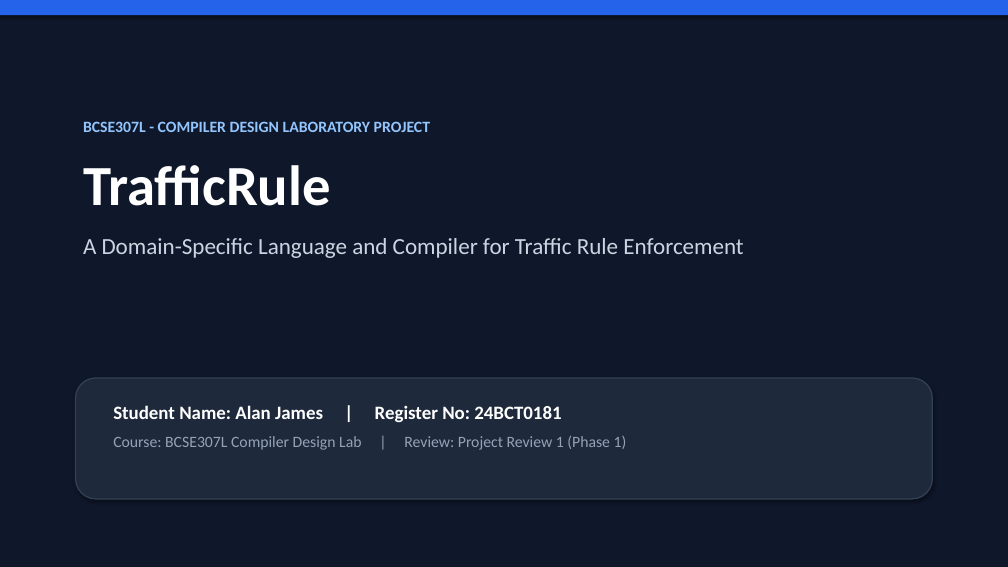
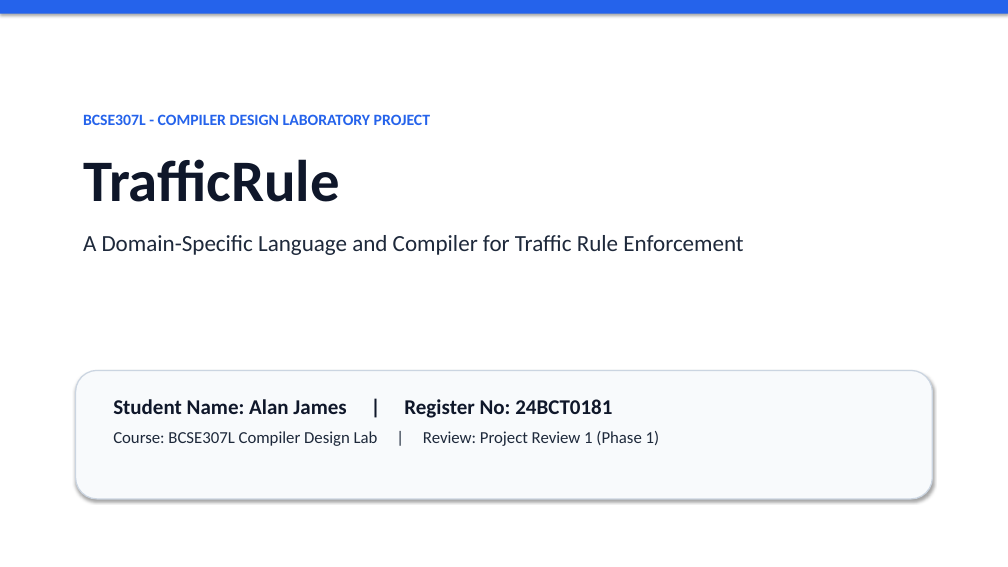
Before and after one commit to 71percentbanana/MQL, a slide deck: slide 1 of TrafficRule_Presentation.pptx. Drawn at 1008x567 pixels with LibreOffice and Linux fonts; fonts in the diff are those of the drawing. Boxes give left, top, right and bottom in pixels: in the first picture for what was removed or moved away, otherwise in the second. Text is boxed around its words. In the diff, an @@ line names an element or a change of style, - is before the commit and + after.

```diff
--- a/TrafficRule_Presentation.pptx
+++ b/TrafficRule_Presentation.pptx
@@ rectangle at [0,0,1008,567]: fill #0F172A to #FFFFFF @@
@@ text "BCSE307L - COMPILER DESIGN LABORATORY ...": place and size @@
-text "BCSE307L - COMPILER DESIGN LABORATORY ..." at [83,121,743,258]
+text "BCSE307L - COMPILER DESIGN LABORATORY ..." at [83,114,743,255]
@@ text "BCSE307L - COMPILER DESIGN LABORATORY ..." at [83,114,743,255]: text colour #93C5FD to #2563EB in "BCSE307L - COMPILER DESIGN LABORATORY PROJECT"; size 54 to 56 pt, text colour #FFFFFF to #0F172A in "TrafficRule"; text colour #CBD5E1 to #1E293B in "A Domain-Specific Language and Compiler for Traffic ..."; more space between paragraphs @@
@@ rounded rectangle: place and size @@
-rounded rectangle at [76,378,932,499]
+rounded rectangle at [76,371,932,499]
@@ rounded rectangle at [76,371,932,499]: fill #1E293B to #F8FAFC; outline #334155 1.2 pt to #CBD5E1 1.2 pt @@
@@ text "Student Name: Alan James | ..." at [113,399,660,446]: size 18 to 20 pt, text colour #FFFFFF to #0F172A in "Student Name: Alan James | Register No: ..."; size 15 to 16 pt, text colour #94A3B8 to #1E293B in "Course: BCSE307L Compiler Design Lab | Review: ..." @@
```
Also in this commit, not shown: 2 other slides changed, 1 slide added, 1 other file.
